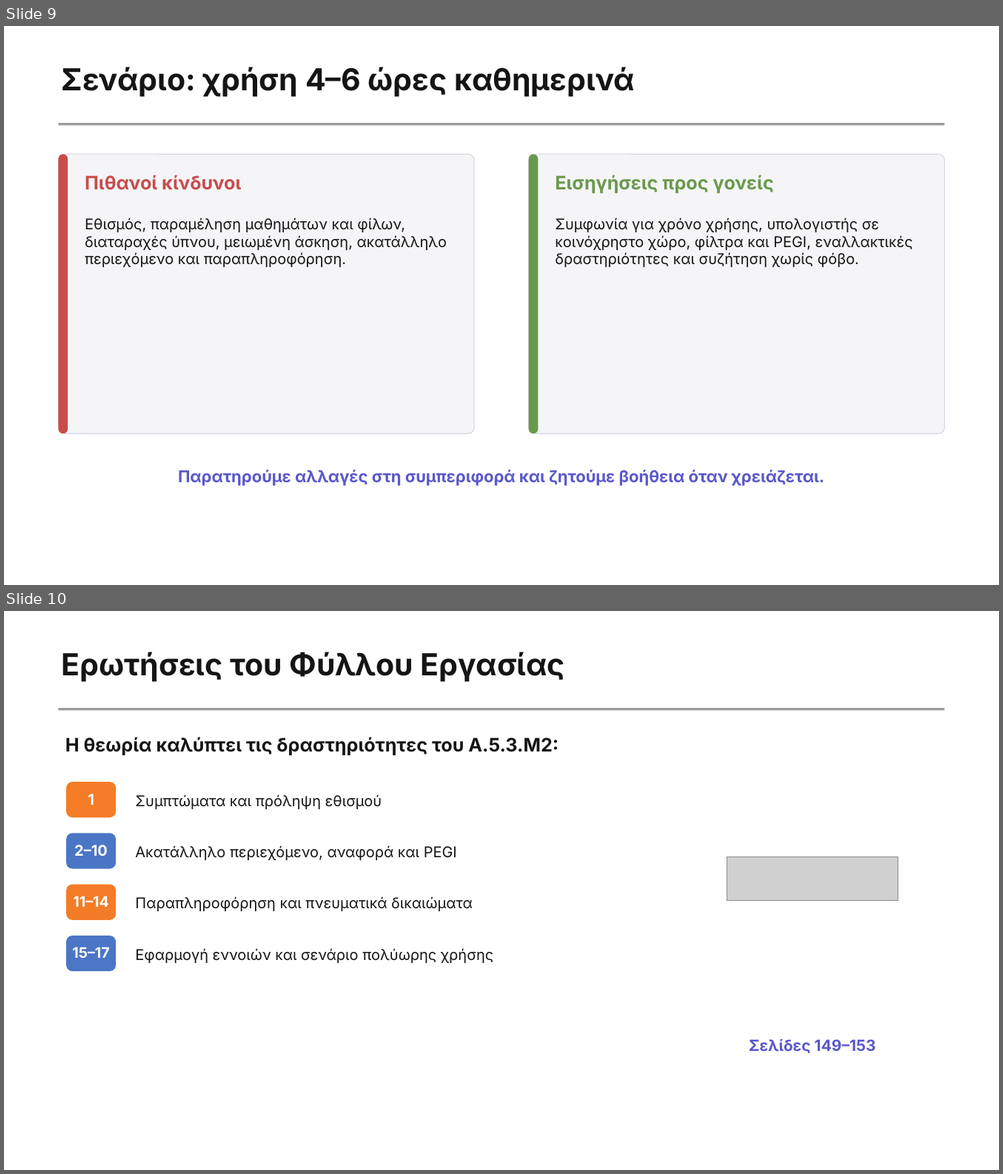
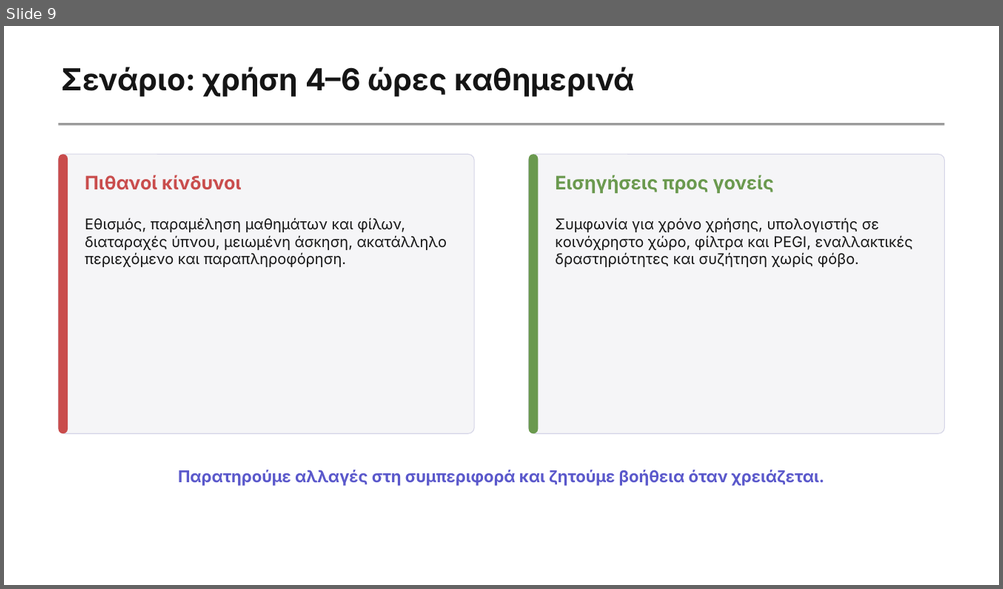
Before and after one commit to aristos32/education, a slide deck: schools-presentations/A Gymnasiou/A5.3 Μ2 - Κίνδυνοι στο Διαδίκτυο.pptx. Shown one above the other, each under a label of ours: slides 9 and 10 before the commit, slide 9 after it. The pictures are 1003x1174 and 1003x589 pixels, drawn with LibreOffice and Linux fonts; fonts in the diff are those of the drawing; grey boxes stand for pictures. Boxes give left, top, right and bottom in pixels: in the first picture for what was removed or moved away, otherwise in the second. Text is boxed around its words. In the diff, an @@ line names an element or a change of style, - is before the commit and + after.

```diff
--- a/schools-presentations/A Gymnasiou/A5.3 Μ2 - Κίνδυνοι στο Διαδίκτυο.pptx
+++ b/schools-presentations/A Gymnasiou/A5.3 Μ2 - Κίνδυνοι στο Διαδίκτυο.pptx
@@ slide 10 removed at box(4, 611, 999, 1170), background #FFFFFF @@
@@ text removed at box(62, 652, 565, 682) @@
-Ερωτήσεις του Φύλλου Εργασίας
@@ rectangle removed at box(59, 708, 945, 710) @@
@@ text removed at box(65, 737, 558, 755) @@
-Η θεωρία καλύπτει τις δραστηριότητες του Α.5.3.Μ2:
@@ rounded rectangle removed at box(66, 782, 116, 817) @@
@@ text removed at box(88, 794, 94, 805) @@
-1
@@ text removed at box(135, 795, 382, 809) @@
-Συμπτώματα και πρόληψη εθισμού
@@ rounded rectangle removed at box(66, 833, 116, 869) @@
@@ text removed at box(74, 845, 108, 856) @@
-2–10
@@ text removed at box(135, 846, 457, 860) @@
-Ακατάλληλο περιεχόμενο, αναφορά και PEGI
@@ picture removed at box(727, 857, 898, 901) @@
@@ rounded rectangle removed at box(66, 885, 116, 920) @@
@@ text removed at box(73, 896, 108, 907) @@
-11–14
@@ text removed at box(135, 897, 472, 911) @@
-Παραπληροφόρηση και πνευματικά δικαιώματα
@@ rounded rectangle removed at box(66, 936, 116, 971) @@
@@ text removed at box(72, 947, 109, 958) @@
-15–17
@@ text removed at box(135, 948, 493, 963) @@
-Εφαρμογή εννοιών και σενάριο πολύωρης χρήσης
@@ text removed at box(748, 1039, 876, 1054) @@
-Σελίδες 149–153
```
Also in this commit, not shown: 10 other files.
